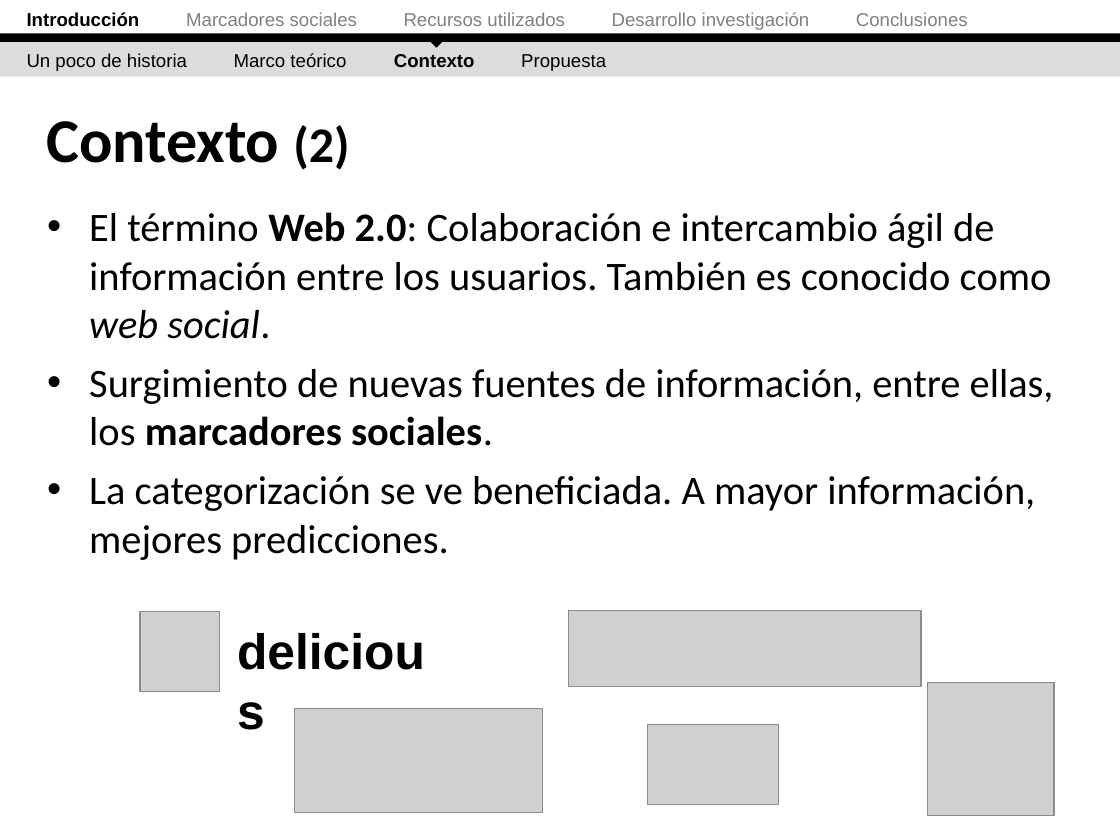
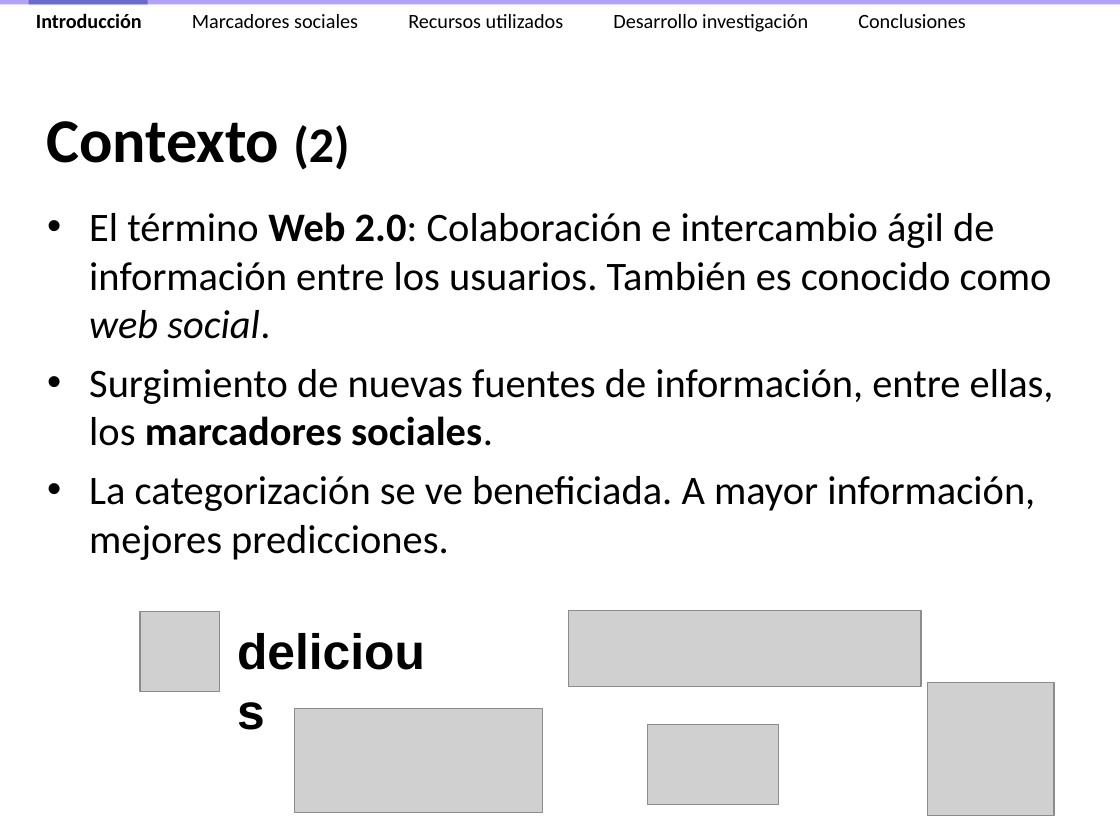
Before and after one commit to ak907kenai/nicotournetesis, a slide deck: slide 9 of docs_trunk/Presentación/Nicolás Tourné - Presentación Tesis (v2.2).ppt (slide 10 before the commit). Drawn at 1120x840 pixels with LibreOffice and Linux fonts; fonts in the diff are those of the drawing; grey boxes stand for pictures. Boxes give left, top, right and bottom in pixels: in the first picture for what was removed or moved away, otherwise in the second. Text is boxed around its words. In the diff, an @@ line names an element or a change of style, - is before the commit and + after.

```diff
--- a/docs_trunk/Presentación/Nicolás Tourné - Presentación Tesis (v2.2).ppt
+++ b/docs_trunk/Presentación/Nicolás Tourné - Presentación Tesis (v2.2).ppt
@@ rectangle: place and size @@
-rectangle at (0,34,1120,43)
+rectangle at (0,0,1120,4)
@@ rectangle at (0,0,1120,4): fill #000000 to #B2A2F8 @@
@@ text "Introducción Marcadores sociales Recursos utilizados ...": place and size @@
-text "Introducción Marcadores sociales Recursos utilizados ..." at (27,12,968,30)
+text "Introducción Marcadores sociales Recursos utilizados ..." at (36,13,965,32)
@@ text "Introducción Marcadores sociales Recursos utilizados ..." at (36,13,965,32): size 12 to 13 pt, font Arial to Calibri; text colour #808080 to #000000 in "Marcadores sociales Recursos utilizados Desarrollo investiga ..." @@
@@ rectangle added at (29,0,148,4), fill #6B6BCF @@
@@ right triangle removed at (424,23,449,49) @@
@@ rectangle removed at (0,41,1120,77) @@
@@ text removed at (27,53,606,71) @@
-Un poco de historia Marco teórico Contexto Propuesta
```
Also in this commit, not shown: 75 other slides changed, 1 slide removed, 1 other file.
